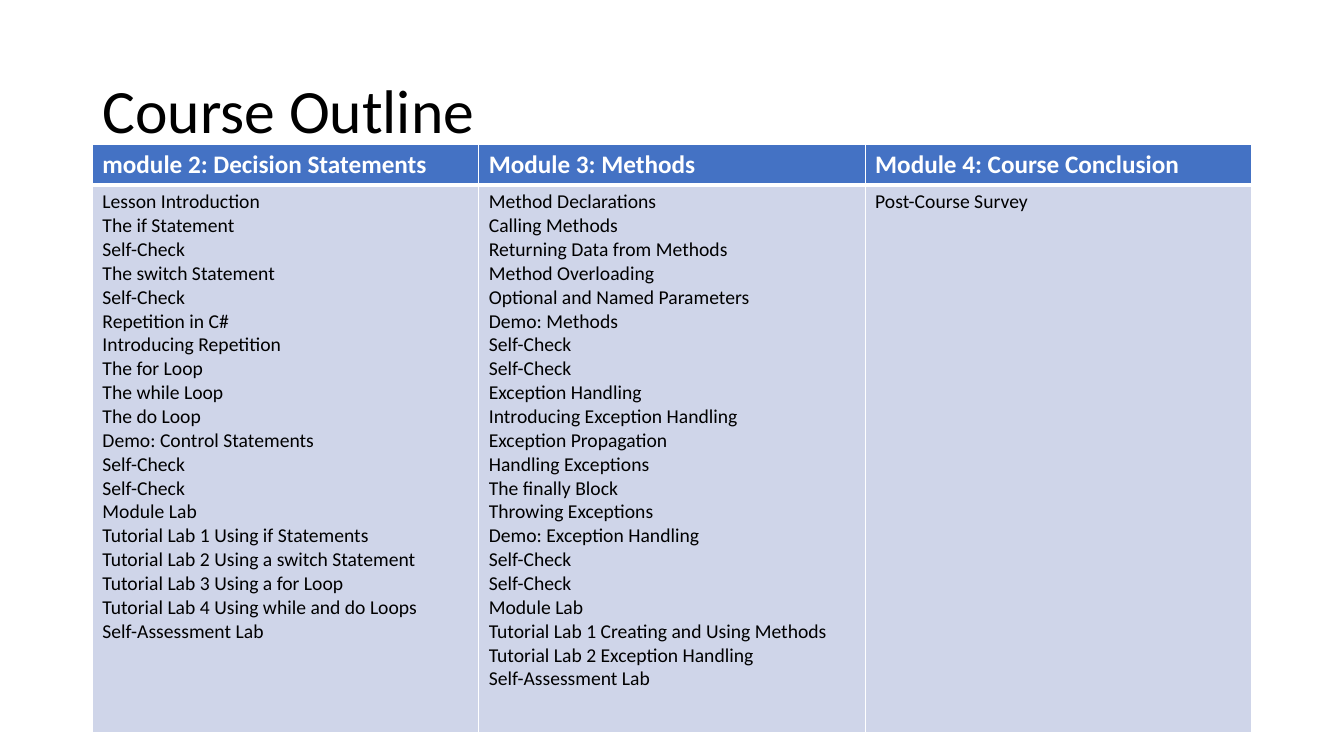
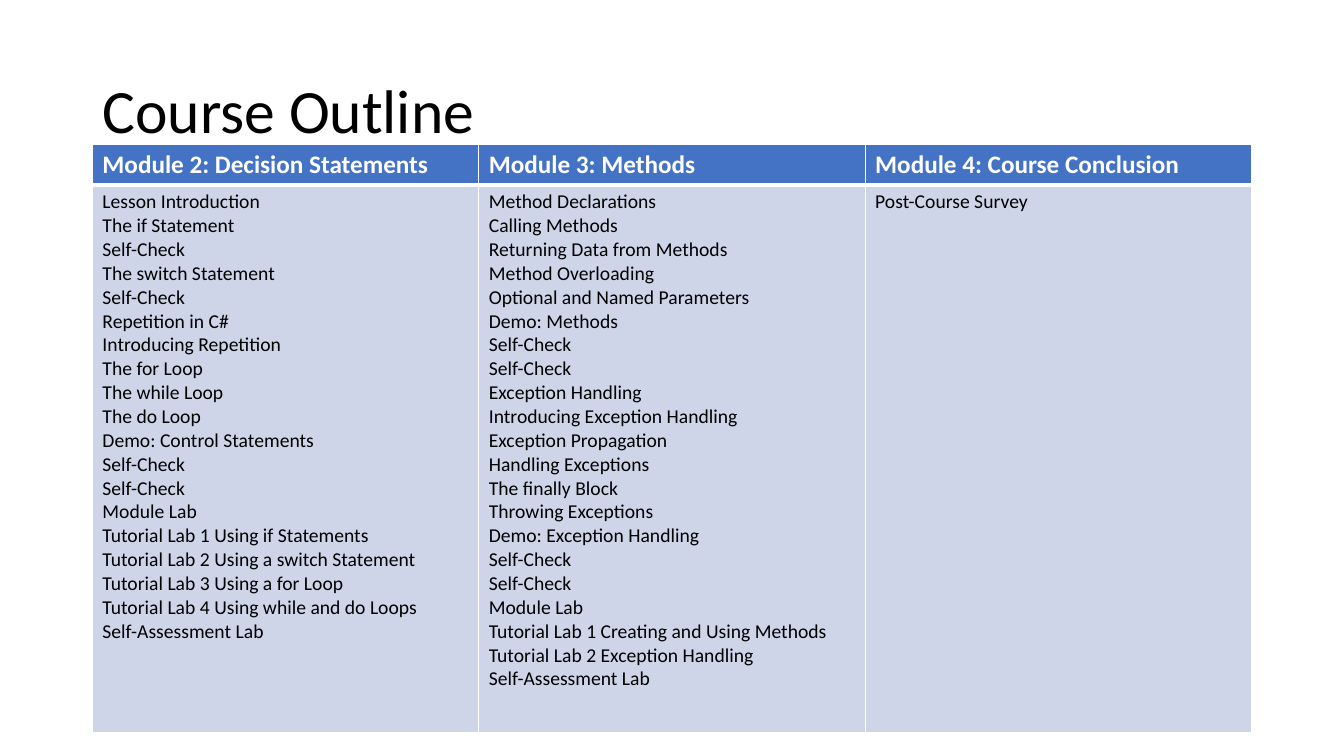
Before and after one commit to DmitryVakhrushev/CSharp, a slide deck: slide 3 of DEV204.1x Introduction to C# (edX)/Introduction to C# (edX)(DEV204.1x).pptx. Drawn at 1344x756 pixels with LibreOffice and Linux fonts; fonts in the diff are those of the drawing. Boxes give left, top, right and bottom in pixels: in the first picture for what was removed or moved away, otherwise in the second. Text is boxed around its words. In the diff, an @@ line names an element or a change of style, - is before the commit and + after.

```diff
--- a/DEV204.1x Introduction to C# (edX)/Introduction to C# (edX)(DEV204.1x).pptx
+++ b/DEV204.1x Introduction to C# (edX)/Introduction to C# (edX)(DEV204.1x).pptx
@@ table at [93, 144, 1251, 733] @@
-row 1, column 1: module 2: Decision Statements
+row 1, column 1: Module 2: Decision Statements
```
Also in this commit, not shown: 2 other slides changed, 5 other files.
